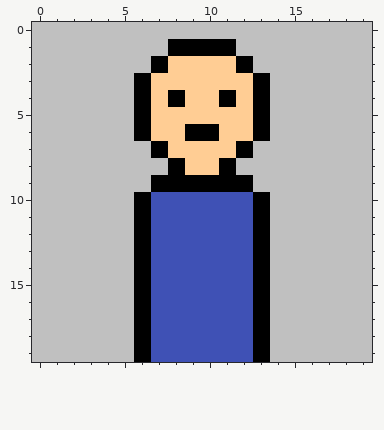
File history of a pixel-art sprite, art/cop.png. The picture above is the old version.
The file is 100x100 pixels, drawn in blocks of 5x5; one block is one cell here.
New version:
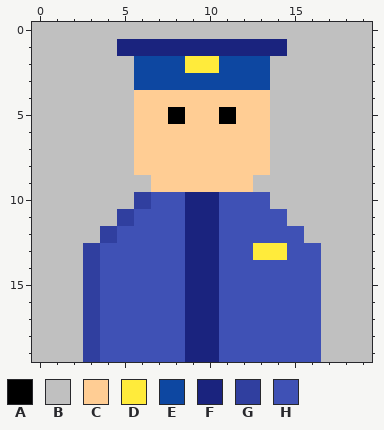
Palette (. is transparent): A #000000  B #c0c0c0  C #ffcd94  D #ffeb3b  E #0d47a1  F #1a237e  G #303f9f  H #3f51b5
Changes in this commit:
{"y":1,"x":5,"old":"BBBAAAABBB","new":"FFFFFFFFFF"}
{"y":2,"x":6,"old":"BACCCCAB","new":"EEEDDEEE"}
{"y":3,"x":6,"old":"ACCCCCCA","new":"EEEEEEEE"}
{"y":4,"x":6,"old":"A","new":"C"}
{"y":4,"x":8,"old":"A","new":"C"}
{"y":4,"x":11,"old":"A","new":"C"}
{"y":4,"x":13,"old":"A","new":"C"}
{"y":5,"x":6,"old":"A","new":"C"}
{"y":5,"x":8,"old":"C","new":"A"}
{"y":5,"x":11,"old":"C","new":"A"}
{"y":5,"x":13,"old":"A","new":"C"}
{"y":6,"x":6,"old":"A","new":"C"}
{"y":6,"x":9,"old":"AA","new":"CC"}
{"y":6,"x":13,"old":"A","new":"C"}
{"y":7,"x":6,"old":"BA","new":"CC"}
{"y":7,"x":12,"old":"AB","new":"CC"}
{"y":8,"x":6,"old":"BBA","new":"CCC"}
{"y":8,"x":11,"old":"ABB","new":"CCC"}
{"y":9,"x":7,"old":"AAAAAA","new":"CCCCCC"}
{"y":10,"x":6,"old":"A","new":"G"}
{"y":10,"x":9,"old":"HH","new":"FF"}
{"y":10,"x":13,"old":"A","new":"H"}
{"y":11,"x":5,"old":"BA","new":"GH"}
{"y":11,"x":9,"old":"HH","new":"FF"}
{"y":11,"x":13,"old":"AB","new":"HH"}
{"y":12,"x":4,"old":"BBA","new":"GHH"}
{"y":12,"x":9,"old":"HH","new":"FF"}
{"y":12,"x":13,"old":"ABB","new":"HHH"}
{"y":13,"x":3,"old":"BBBA","new":"GHHH"}
{"y":13,"x":9,"old":"HH","new":"FF"}
{"y":13,"x":13,"old":"ABBB","new":"DDHH"}
{"y":14,"x":3,"old":"BBBA","new":"GHHH"}
{"y":14,"x":9,"old":"HH","new":"FF"}
{"y":14,"x":13,"old":"ABBB","new":"HHHH"}
{"y":15,"x":3,"old":"BBBA","new":"GHHH"}
{"y":15,"x":9,"old":"HH","new":"FF"}
{"y":15,"x":13,"old":"ABBB","new":"HHHH"}
{"y":16,"x":3,"old":"BBBA","new":"GHHH"}
{"y":16,"x":9,"old":"HH","new":"FF"}
{"y":16,"x":13,"old":"ABBB","new":"HHHH"}
{"y":17,"x":3,"old":"BBBA","new":"GHHH"}
{"y":17,"x":9,"old":"HH","new":"FF"}
{"y":17,"x":13,"old":"ABBB","new":"HHHH"}
{"y":18,"x":3,"old":"BBBA","new":"GHHH"}
{"y":18,"x":9,"old":"HH","new":"FF"}
{"y":18,"x":13,"old":"ABBB","new":"HHHH"}
{"y":19,"x":3,"old":"BBBA","new":"GHHH"}
{"y":19,"x":9,"old":"HH","new":"FF"}
{"y":19,"x":13,"old":"ABBB","new":"HHHH"}
{"label":"changed","picture_box":[83,39,321,362]}
